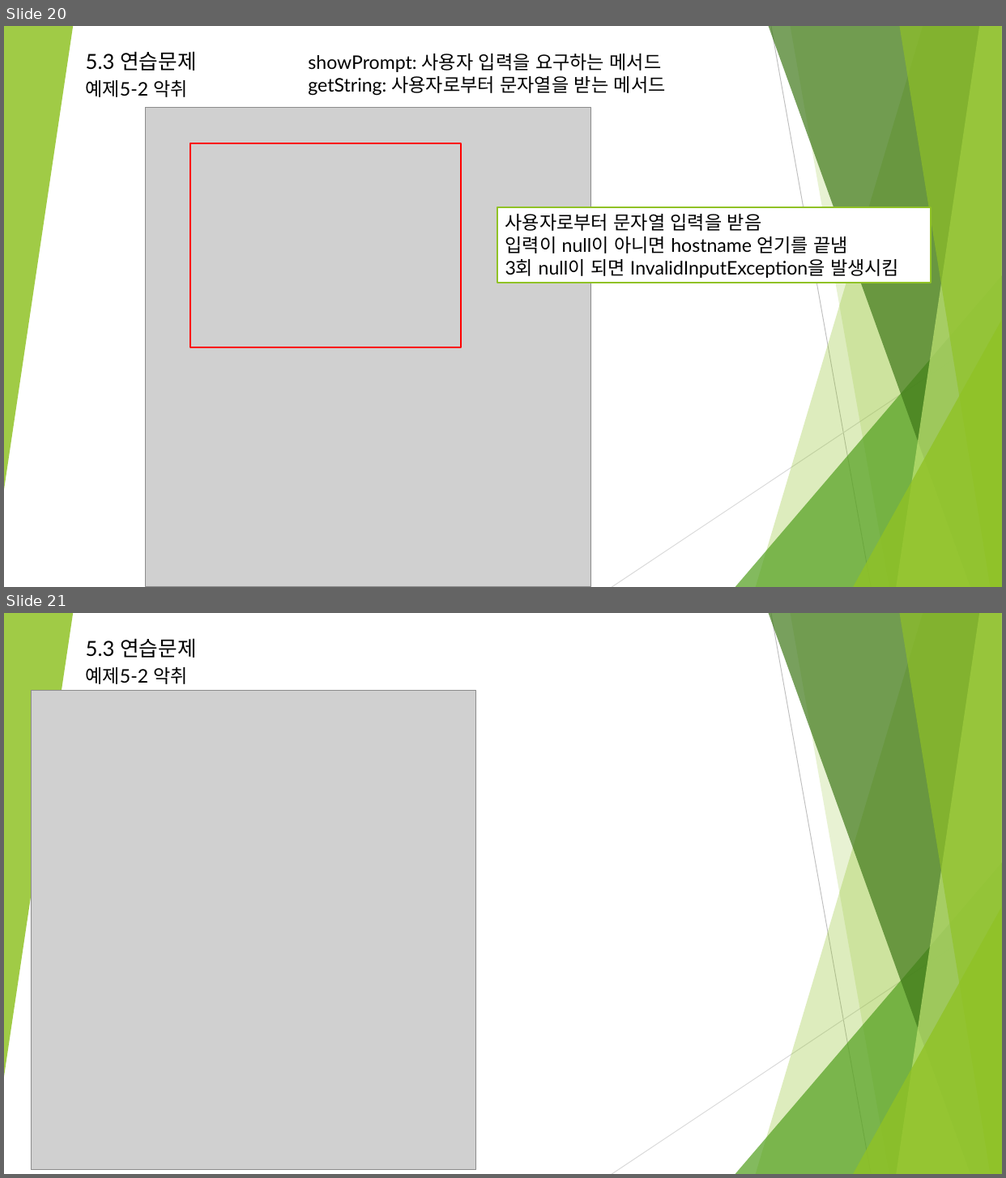
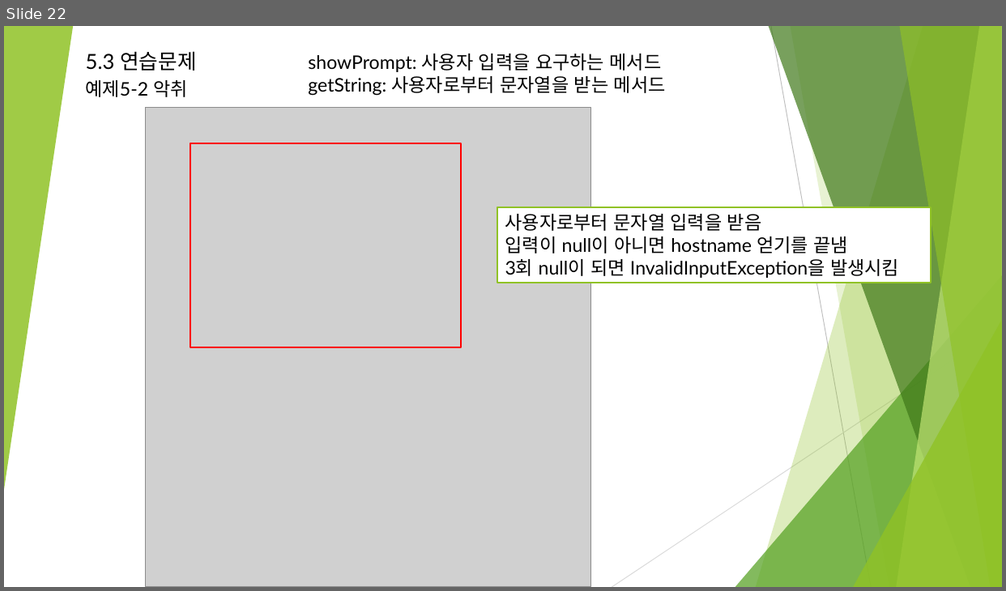
Before and after one commit to kim-seungmin/refactoringStudy, a slide deck: 리펙토링.pptx. Shown one above the other, each under a label of ours: slides 20 and 21 before the commit, slide 22 after it. The pictures are 1006x1178 and 1006x591 pixels, drawn with LibreOffice and Linux fonts; fonts in the diff are those of the drawing; grey boxes stand for pictures. Boxes give left, top, right and bottom in pixels: in the first picture for what was removed or moved away, otherwise in the second. Text is boxed around its words. In the diff, an @@ line names an element or a change of style, - is before the commit and + after.

```diff
--- a/리펙토링.pptx
+++ b/리펙토링.pptx
@@ slide 21 removed at bbox=[4, 613, 1002, 1174], background #FFFFFF; not listed: 10 template elements that a slide beside it also shows @@
@@ text removed at bbox=[86, 638, 197, 658] @@
-5.3 연습문제
@@ text removed at bbox=[85, 667, 188, 684] @@
-예제5-2 악취
@@ picture removed at bbox=[31, 691, 476, 1171] @@
@@ what was slide 20 is now slide 22 @@
```
Also in this commit, not shown: 7 slides changed, 2 slides added.
